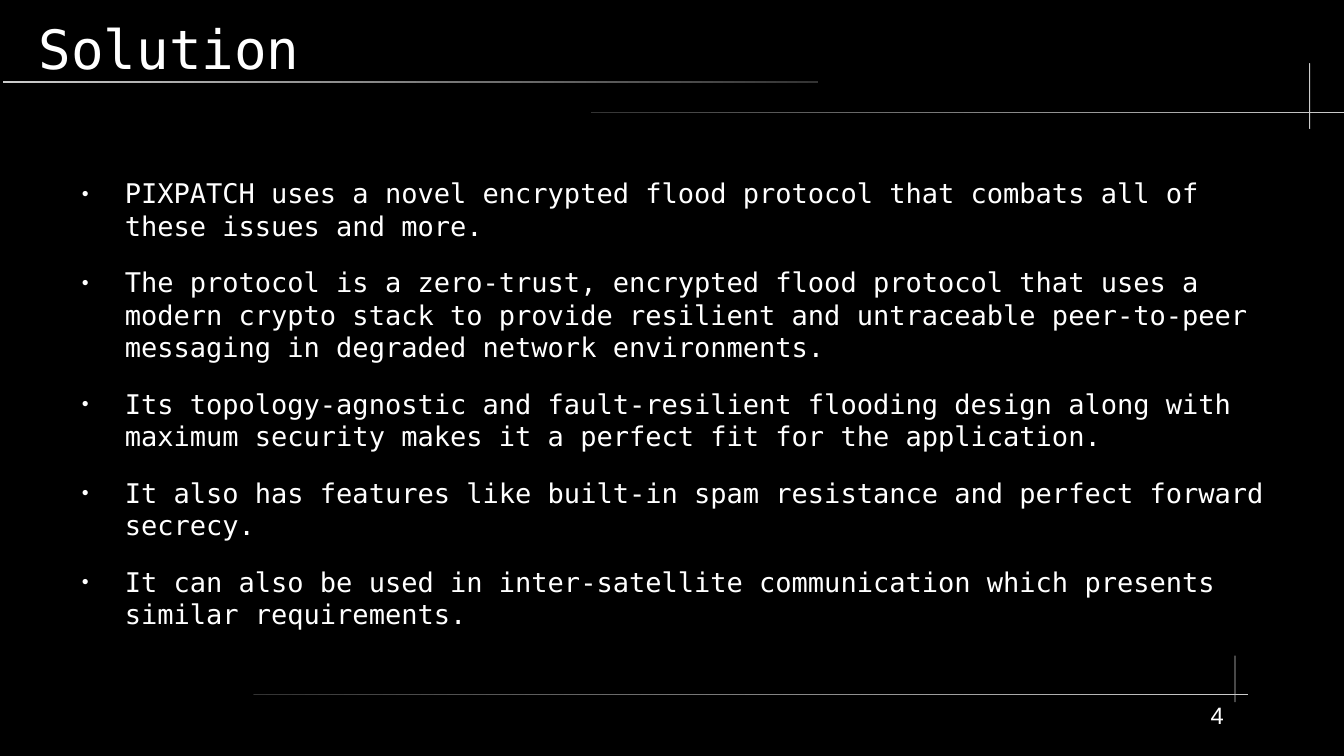
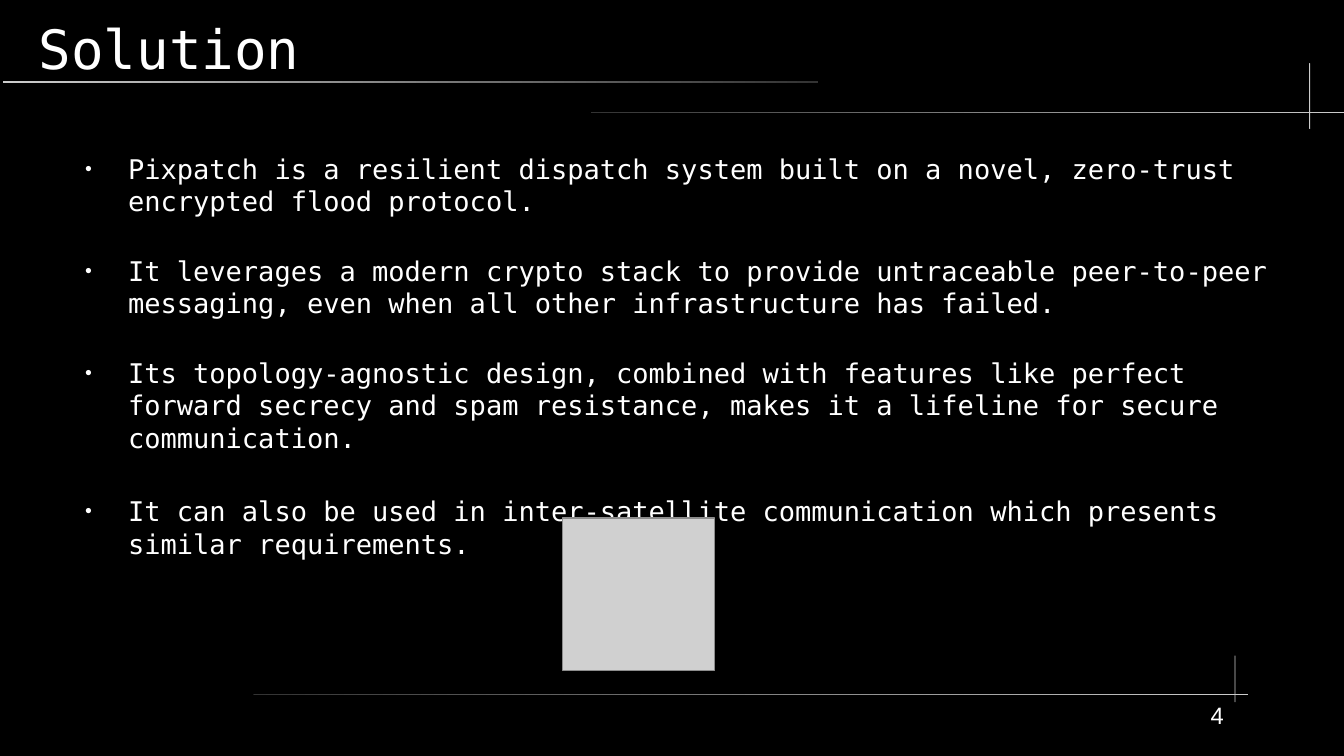
Before and after one commit to shinymonitor/hackyeah, a slide deck: slide 4 of presentation.odp. Drawn at 1344x756 pixels with LibreOffice and Linux fonts; fonts in the diff are those of the drawing; grey boxes stand for pictures. Boxes give left, top, right and bottom in pixels: in the first picture for what was removed or moved away, otherwise in the second. Text is boxed around its words. In the diff, an @@ line names an element or a change of style, - is before the commit and + after.

```diff
--- a/presentation.odp
+++ b/presentation.odp
@@ text "Pixpatch is a resilient dispatch ...": place and size @@
-text "Pixpatch is a resilient dispatch ..." at [125,182,1264,630]
+text "Pixpatch is a resilient dispatch ..." at [128,158,1267,559]
@@ text at [128,158,1267,449]: text changed @@
-● PIXPATCH uses a novel encrypted flood protocol that combats all of these issues and more.
-● The protocol is a zero-trust, encrypted flood protocol that uses a modern crypto stack to provide resilient and untraceable peer-to-peer messaging in degraded network environments.
-● Its topology-agnostic and fault-resilient flooding design along with maximum security makes it a perfect fit for the application.
-● It also has features like built-in spam resistance and perfect forward secrecy.
+● Pixpatch is a resilient dispatch system built on a novel, zero-trust encrypted flood protocol.
+● It leverages a modern crypto stack to provide untraceable peer-to-peer messaging, even when all other infrastructure has failed.
+● Its topology-agnostic design, combined with features like perfect forward secrecy and spam resistance, makes it a lifeline for secure communication.
@@ picture added at [562,518,715,671] @@
```
Also in this commit, not shown: 6 other slides changed, 2 other files.
